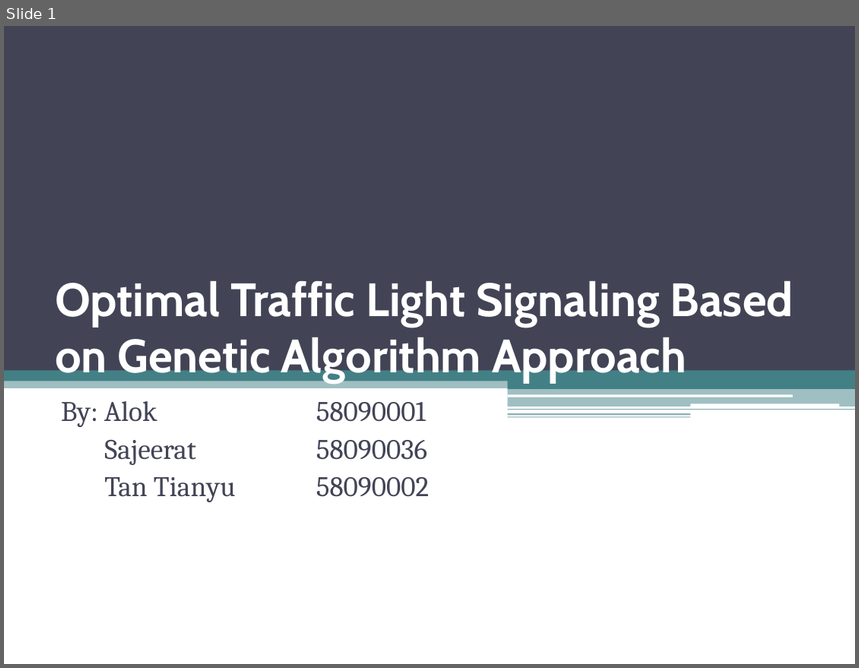
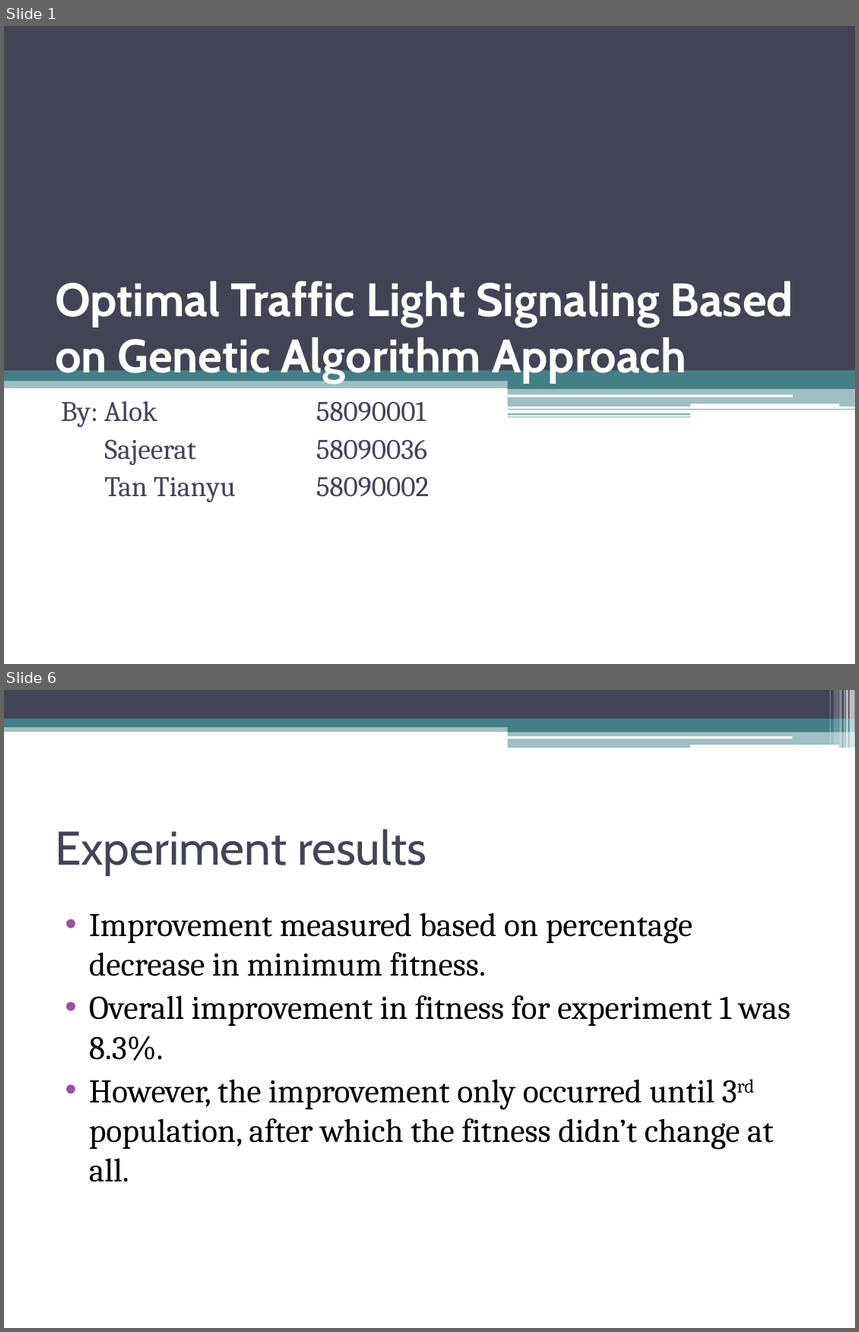
Before and after one commit to alok20121998/Traffic-Optimization-Project, a slide deck: presentation/presentation4.pptx. Shown one above the other, each under a label of ours: slide 1 before the commit, slides 1 and 6 after it; the slides between them are not shown. The pictures are 859x668 and 859x1332 pixels, drawn with LibreOffice and Linux fonts; fonts in the diff are those of the drawing. Boxes give left, top, right and bottom in pixels: in the first picture for what was removed or moved away, otherwise in the second. Text is boxed around its words. In the diff, an @@ line names an element or a change of style, - is before the commit and + after.

```diff
--- a/presentation/presentation4.pptx
+++ b/presentation/presentation4.pptx
@@ slide 6 added at (x1=4, y1=690, x2=855, y2=1328), background #FFFFFF @@
@@ rectangle added at (x1=4, y1=690, x2=855, y2=719), fill #424456 @@
@@ rectangle added at (x1=829, y1=690, x2=831, y2=745), fill #FFFFFF at 30% opacity @@
@@ rectangle added at (x1=834, y1=690, x2=839, y2=745), fill #FFFFFF at 20% opacity @@
@@ rectangle added at (x1=840, y1=690, x2=842, y2=748), fill #FFFFFF at 40% opacity @@
@@ rectangle added at (x1=844, y1=690, x2=845, y2=748), fill #FFFFFF at 60% opacity @@
@@ rectangle added at (x1=846, y1=690, x2=848, y2=748), fill #FFFFFF at 65% opacity @@
@@ rectangle added at (x1=850, y1=690, x2=855, y2=748), fill #FFFFFF at 65% opacity @@
@@ rectangle added at (x1=4, y1=724, x2=855, y2=732), fill #438086 at 50% opacity @@
@@ rectangle added at (x1=4, y1=719, x2=855, y2=727), fill #438086 @@
@@ rectangle added at (x1=508, y1=723, x2=855, y2=732), fill #438086 @@
@@ rectangle added at (x1=508, y1=731, x2=855, y2=748), fill #438086 at 50% opacity @@
@@ rounded rectangle added at (x1=507, y1=736, x2=792, y2=739), fill #FFFFFF @@
@@ rounded rectangle added at (x1=690, y1=745, x2=839, y2=748), fill #FFFFFF @@
@@ title added at (x1=55, y1=829, x2=427, y2=875), 40 pt, text #424456 @@
+Experiment results
@@ text added at (x1=89, y1=913, x2=791, y2=1182), 28 pt, text #000000 @@
+• Improvement measured based on percentage decrease in minimum fitness.
+• Overall improvement in fitness for experiment 1 was 8.3%.
+• However, the improvement only occurred until 3rd population, after which the fitness didn’t change at all.
```
Also in this commit, not shown: 4 slides changed, 3 other slides added, 7 slides removed, 3 other files.
